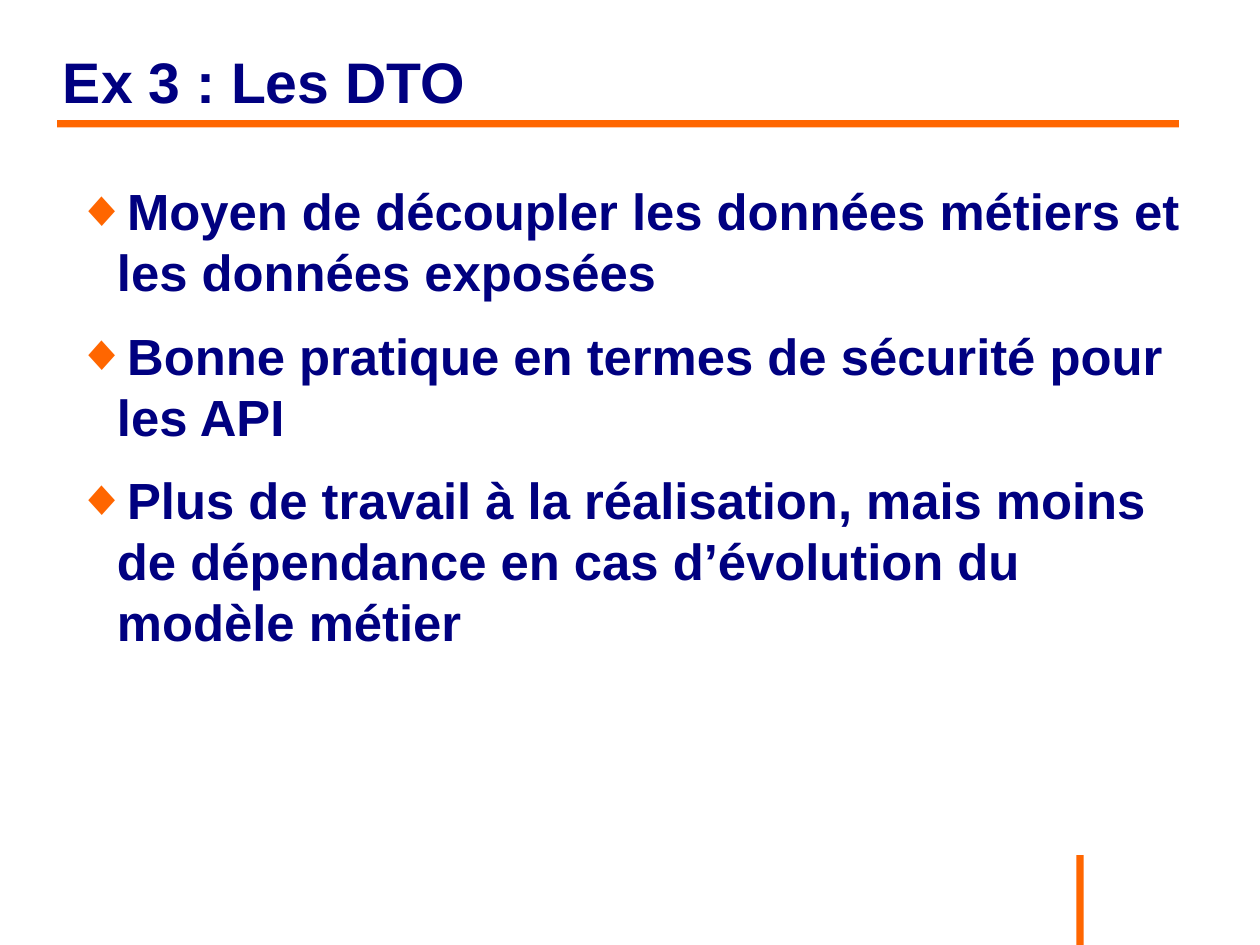
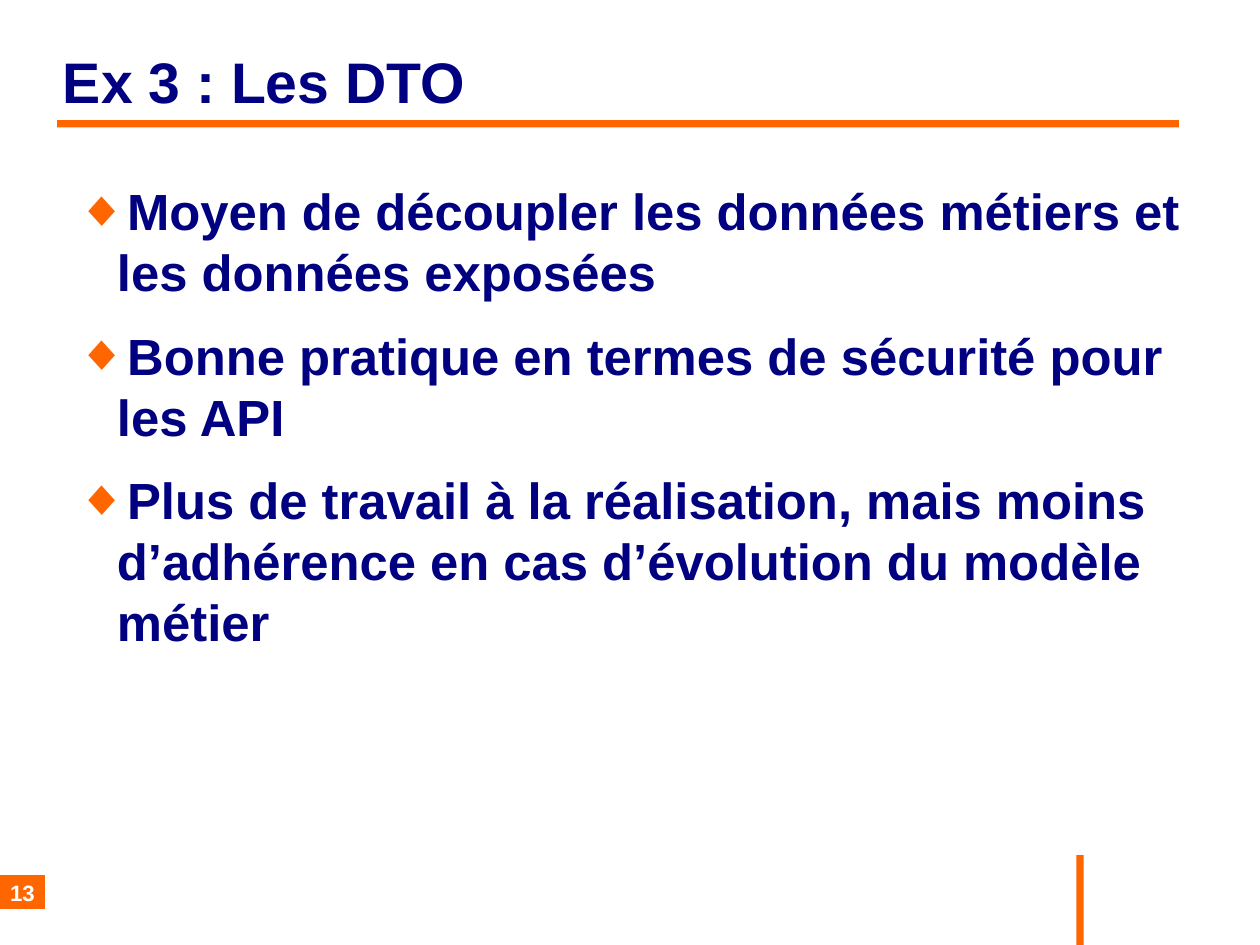
Before and after one commit to philphils/formation-spring, a slide deck: slide 13 of Documentation/diapo_formation_spring.odp. Drawn at 1260x945 pixels with LibreOffice and Linux fonts; fonts in the diff are those of the drawing; background and template pictures are left out. Boxes give left, top, right and bottom in pixels: in the first picture for what was removed or moved away, otherwise in the second. Text is boxed around its words. In the diff, an @@ line names an element or a change of style, - is before the commit and + after.

```diff
--- a/Documentation/diapo_formation_spring.odp
+++ b/Documentation/diapo_formation_spring.odp
@@ text at (117,481,1146,642): text changed @@
-◆ Plus de travail à la réalisation, mais moins de dépendance en cas d’évolution du modèle métier
+◆ Plus de travail à la réalisation, mais moins d’adhérence en cas d’évolution du modèle métier
@@ page number added at (0,876,45,910), fill #FF6600, 14 pt, text #FFFFFF, bold @@
+13
```
Also in this commit, not shown: 135 other slides changed.
